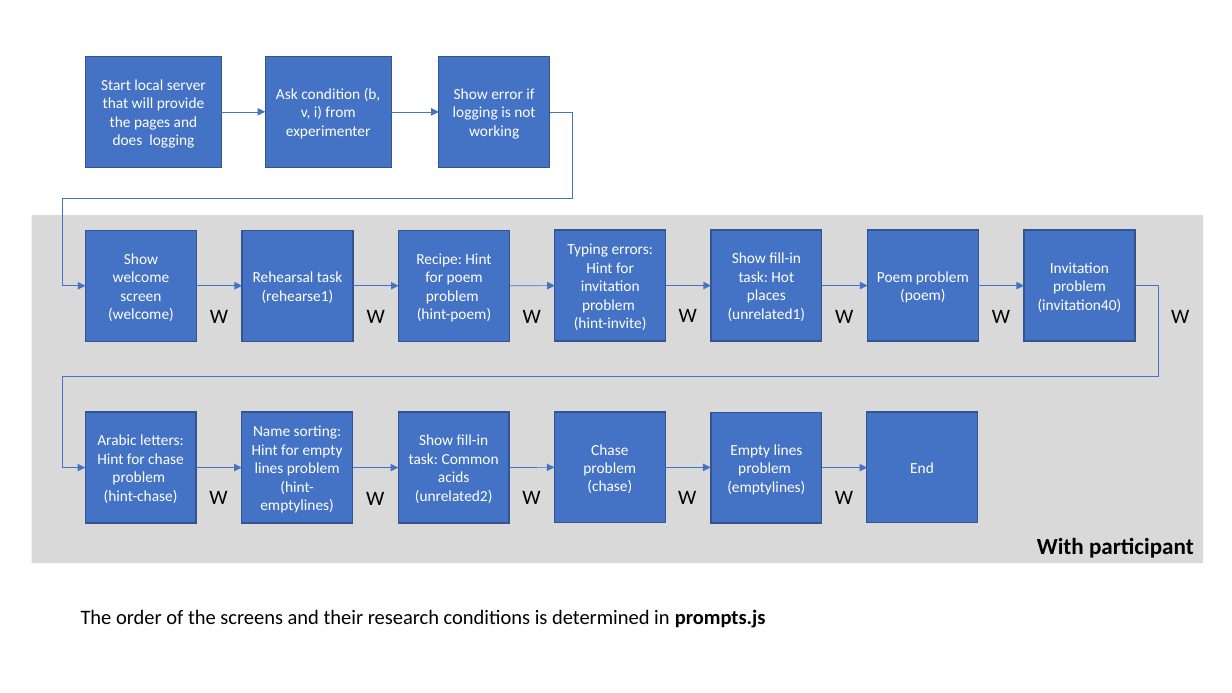
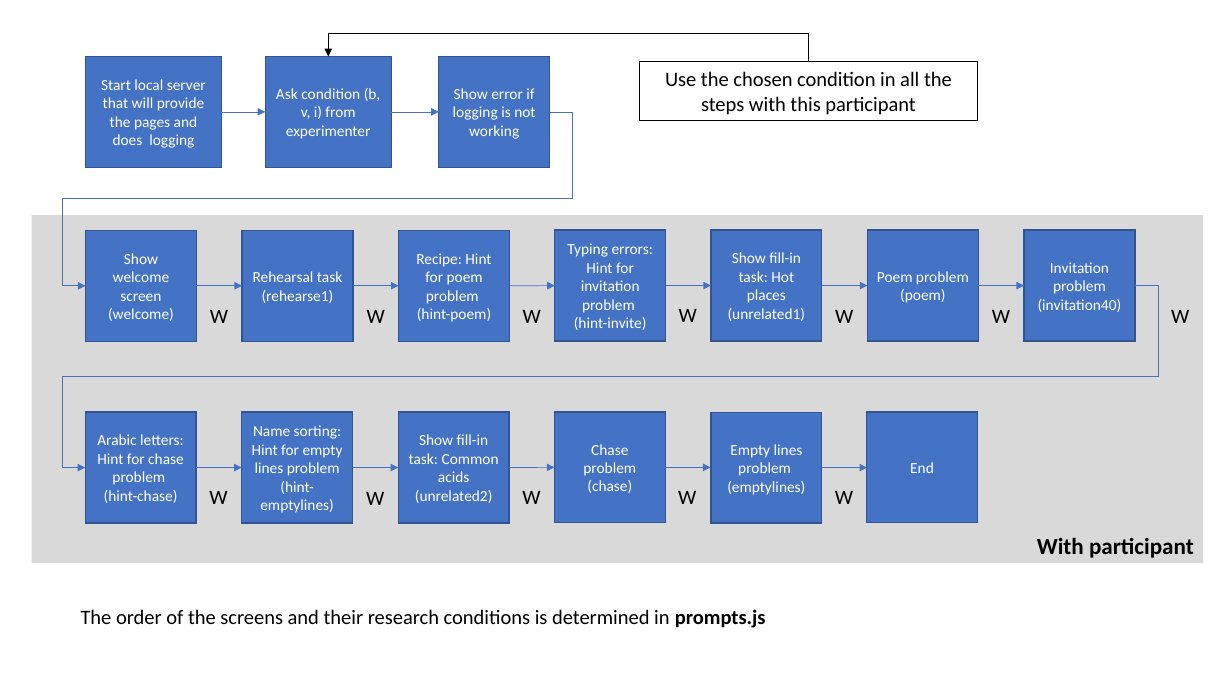
Before and after one commit to asalovaara/insightfulUIs, a slide deck: slide 1 of system-flow-structure.pptx. Drawn at 1232x693 pixels with LibreOffice and Linux fonts; fonts in the diff are those of the drawing. Boxes give left, top, right and bottom in pixels: in the first picture for what was removed or moved away, otherwise in the second. Text is boxed around its words. In the diff, an @@ line names an element or a change of style, - is before the commit and + after.

```diff
--- a/system-flow-structure.pptx
+++ b/system-flow-structure.pptx
@@ elbow arrow added from (809, 61) to (328, 56), #000000 0.5 pt @@
@@ rectangle added at [640,61,978,120], outline #000000 0.75 pt, 16 pt, text #000000 @@
+Use the chosen condition in all the steps with this participant
```
